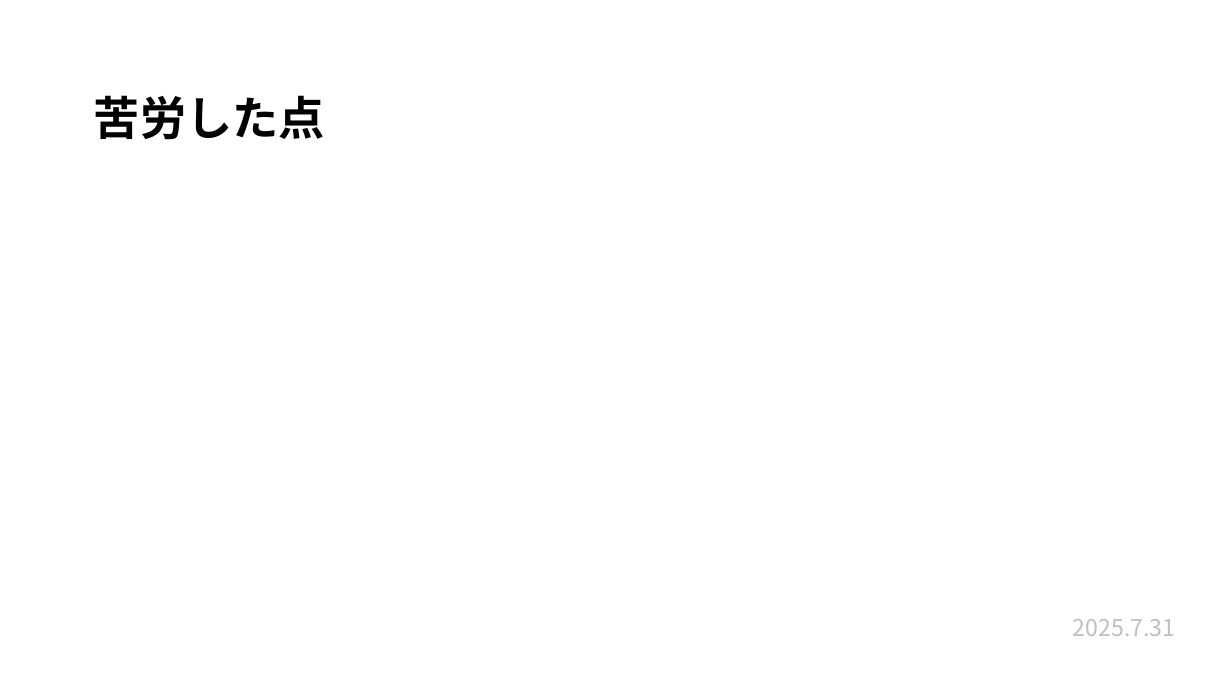
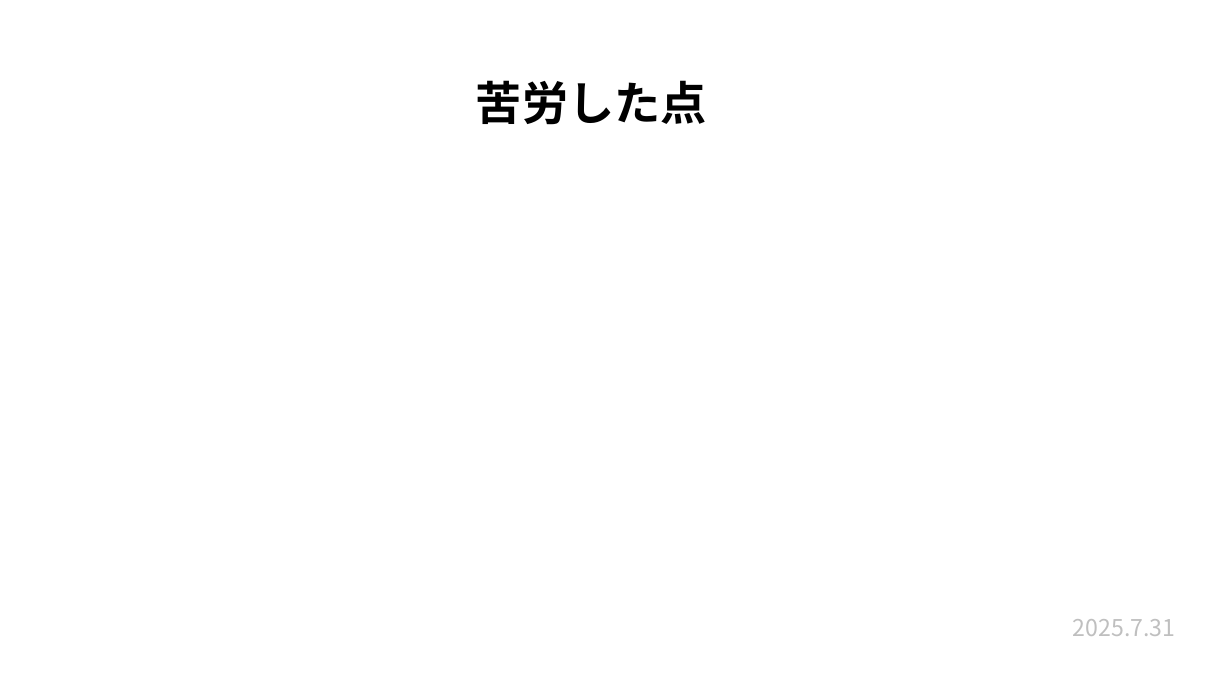
Before and after one commit to plusdojo2025/a2-7, a slide deck: slide 9 of 発表準備/7月成果発表会.pptx. Drawn at 1232x693 pixels with LibreOffice and Linux fonts; fonts in the diff are those of the drawing. Boxes give left, top, right and bottom in pixels: in the first picture for what was removed or moved away, otherwise in the second. Text is boxed around its words. In the diff, an @@ line names an element or a change of style, - is before the commit and + after.

```diff
--- a/発表準備/7月成果発表会.pptx
+++ b/発表準備/7月成果発表会.pptx
@@ title "苦労した点": place and size @@
-title "苦労した点" at <box>94,95,325,140</box>
+title "苦労した点" at <box>476,80,707,125</box>
```
Also in this commit, not shown: 14 other slides changed.
